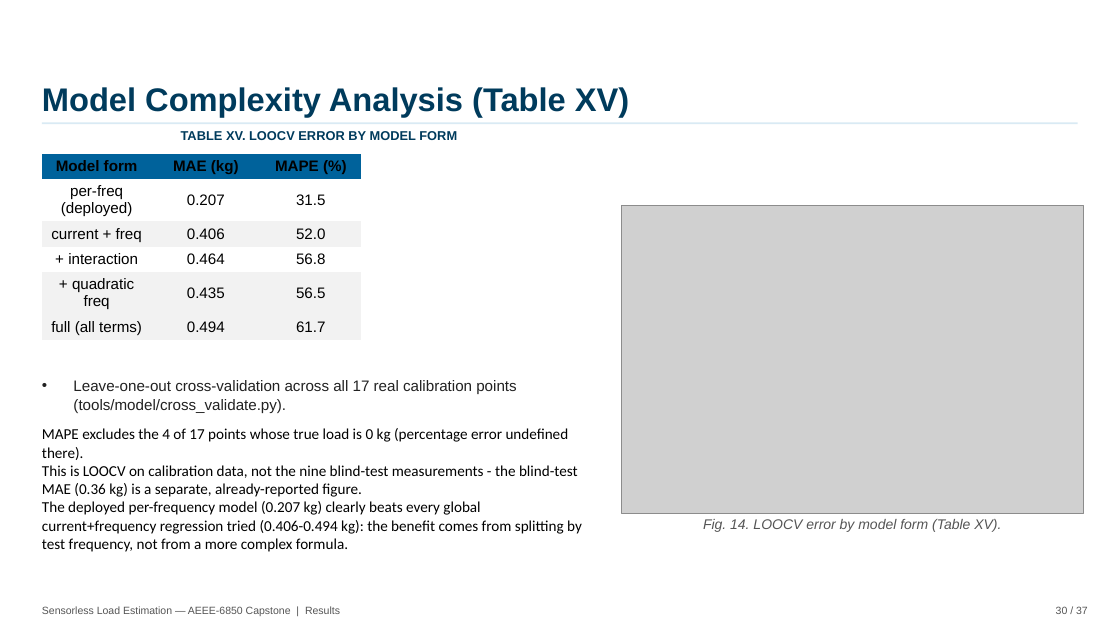
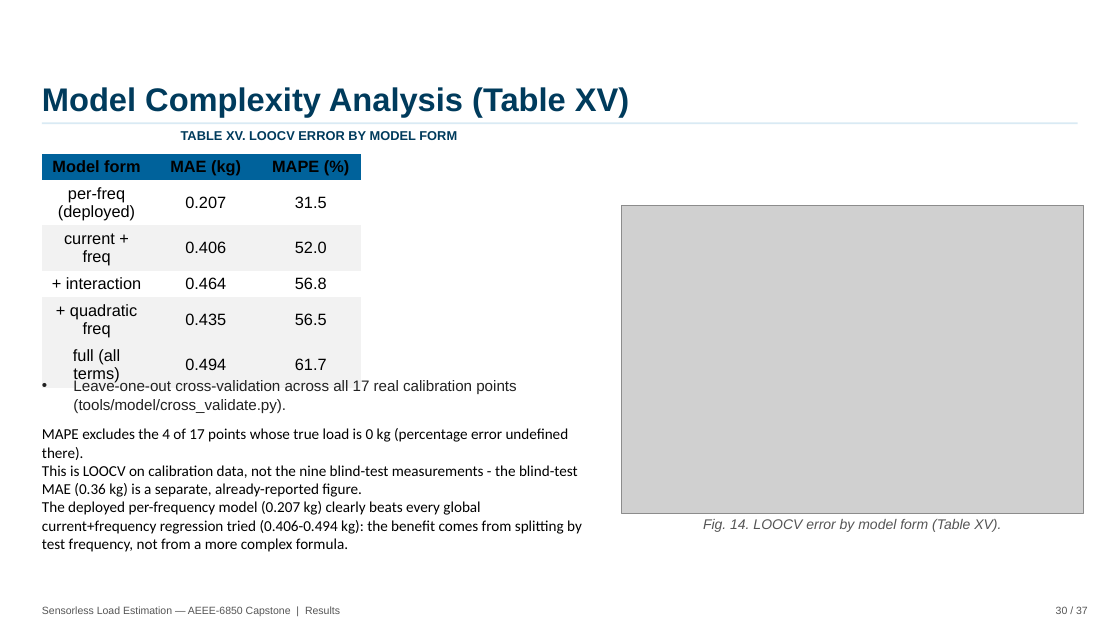
Before and after one commit to David-4529/Capstone, a slide deck: slide 30 of docs/paper/Sensorless_Load_Estimation_Deck_Rev17.pptx. Drawn at 1120x630 pixels with LibreOffice and Linux fonts; fonts in the diff are those of the drawing; grey boxes stand for pictures; background and template pictures are left out. Boxes give left, top, right and bottom in pixels: in the first picture for what was removed or moved away, otherwise in the second. Text is boxed around its words. In the diff, an @@ line names an element or a change of style, - is before the commit and + after.

```diff
--- a/docs/paper/Sensorless_Load_Estimation_Deck_Rev17.pptx
+++ b/docs/paper/Sensorless_Load_Estimation_Deck_Rev17.pptx
@@ table at [42,154,361,387] @@
@@ size 13 to 14 pt @@
```
Also in this commit, not shown: 11 other slides changed.
